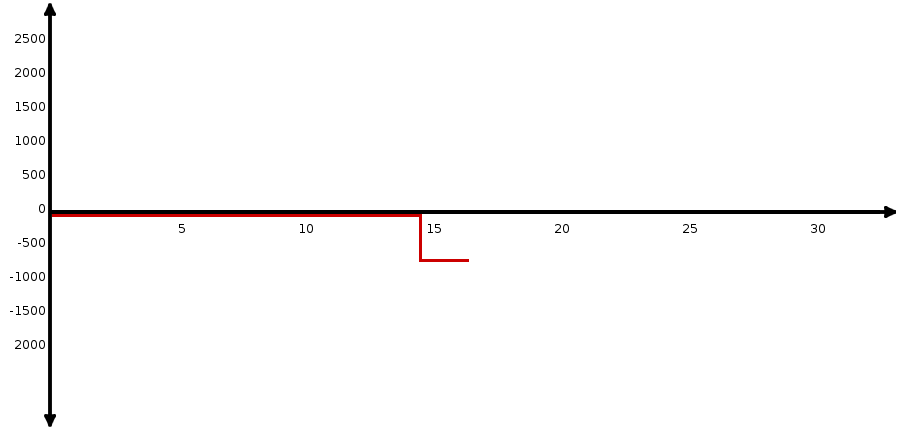
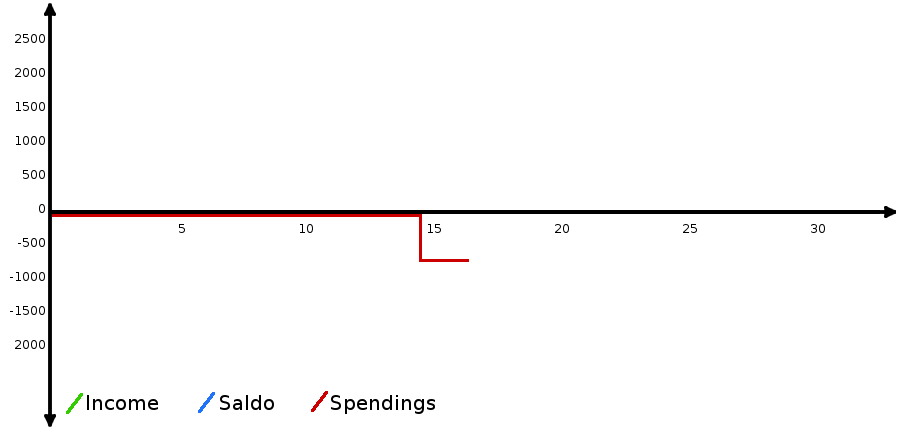
Revision of a layered 900 × 430 image; what changed, layer by layer:
added layer "Eingefügte Ebene" above "Arrow" over left=66, top=391, right=435, bottom=414
